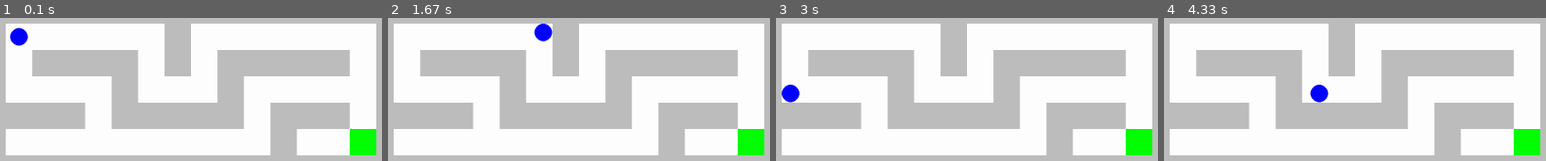
Above: before the commit, frames 1-4 (left to right).
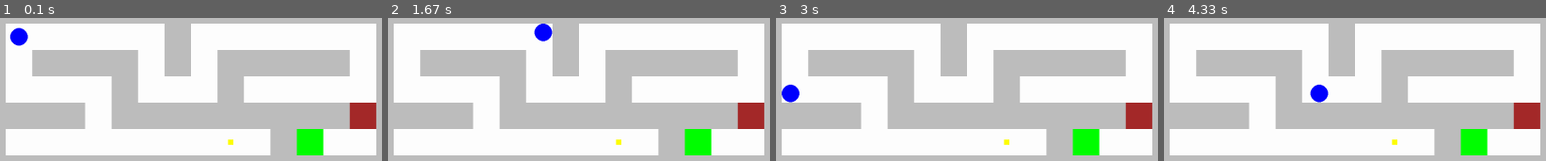
Above: after the commit, the same moments.

Repository: binaerverkehr/pygamece-tutorial
Game: pygame game, started from game.py
Same seed, same stepped clock (60 frames per second), same inputs: the game is played once before the commit and once after it.
Inputs:
- Up to frame 1 (0.1 s): no input
- Up to frame 2 (1.67 s): hold D 0.33-0.8 s; hold W 0.83-1.13 s; hold D 1.17-1.63 s
- Up to frame 3 (3 s): hold A 1.67-2.2 s; hold S 2.23-2.53 s
- Up to frame 4 (4.33 s): hold W 3-3.37 s; hold D 3.4-4.03 s; hold S from 4.07 s (still down)

The runs differ from the first frame. In frame 1, 5.3% of the frame differs, in the area x 59-99%, y 59-97%; in frame 2, 5.3%; in frame 3, 5.3%; in frame 4, 5.3%.

Commit message:
Schlüssel & Türen

Diff:
--- a/game.py
+++ b/game.py
@@ -1,7 +1,7 @@
 import pygame
 
 from constants import *
-from level import Level, test_levels
+from level import TEST_LEVELS, Level
 from player import Player
 
 
@@ -13,7 +13,7 @@
         self.dt = 0
         self.running = True
 
-        self.levels = test_levels
+        self.levels = TEST_LEVELS
         self.level_index = 0
         self.level: Level = self.levels[self.level_index]
 
@@ -28,8 +28,8 @@
         self.player = Player(player_x, player_y, PLAYER_RADIUS, "blue")
 
         self.won = False
-        font = pygame.font.Font(None, 72)
-        self.win_text = font.render("Gewonnen!", True, "black")
+        self.font = pygame.font.Font(None, 72)
+        self.win_text = self.font.render("Gewonnen!", True, "black")
 
     def move_player(self, dt):
         player = self.player
@@ -65,6 +65,16 @@
                     player.x = previous_x
                     break
 
+            for door in self.level.doors:
+                if not player.inventory:
+                    if player.overlaps_rect(door):
+                        player.x = previous_x
+                        break
+                else:
+                    if player.overlaps_rect(door):
+                        self.level.doors.remove(door)
+                        self.player.inventory.pop()
+
             previous_y = player.y
             player.y += step_y
 
@@ -77,6 +87,16 @@
                 if player.overlaps_rect(wall):
                     player.y = previous_y
                     break
+
+            for door in self.level.doors:
+                if not player.inventory:
+                    if player.overlaps_rect(door):
+                        player.y = previous_y
+                        break
+                else:
+                    if player.overlaps_rect(door):
+                        self.level.doors.remove(door)
+                        self.player.inventory.pop()
 
     def load_level(self, index):
         self.level = self.levels[index]
@@ -115,6 +135,15 @@
     def update(self, dt):
         self.move_player(dt)
 
+        # Schlüssel und Türen
+        for key in self.level.keys:
+            if self.player.overlaps_rect(key):
+                self.player.take(key)
+                break
+        for item in self.player.inventory:
+            if item in self.level.keys:
+                self.level.keys.remove(item)
+
     def render(self):
         # Hintergrund zeichnen
         self.window.fill("white")
--- a/level.py
+++ b/level.py
@@ -7,6 +7,8 @@
     def __init__(self, layout: list[str]):
         self.layout = layout
         self.walls = []
+        self.keys = []
+        self.doors = []
         self.goal = None
         self.player_start_x = 0
         self.player_start_y = 0
@@ -22,6 +24,11 @@
                     self.player_start_y = y + TILE_SIZE / 2
                 elif char == "G":
                     self.goal = pygame.Rect(x, y, TILE_SIZE, TILE_SIZE)
+                elif char == "K":
+                    key_size = TILE_SIZE * 0.2
+                    self.keys.append(pygame.Rect(x + TILE_SIZE / 2 - key_size / 2, y + TILE_SIZE / 2 - key_size / 2, key_size, key_size))
+                elif char == "D":
+                    self.doors.append(pygame.Rect(x, y, TILE_SIZE, TILE_SIZE))
 
     @property
     def cols(self):
@@ -38,16 +45,22 @@
         if self.goal is not None:
             pygame.draw.rect(surface, "green", self.goal)
 
+        for key_rect in self.keys:
+            pygame.draw.rect(surface, "yellow", key_rect)
 
-test_levels = [
+        for door_rect in self.doors:
+            pygame.draw.rect(surface, "brown", door_rect)
+
+
+TEST_LEVELS = [
     Level(
         [
             "################",
             "#P     #       #",
             "# #### # ##### #",
             "#    #   #     #",
-            "#### ##### ### #",
-            "#          #  G#",
+            "#### #########D#",
+            "#        K #G  #",
             "################",
         ]
     ),
@@ -55,19 +68,19 @@
         [
             "################",
             "#G     #       #",
-            "# #### # ## ####",
+            "# ####D# ## ####",
             "# ####    # ##P#",
             "# ######### ## #",
-            "#     #        #",
+            "#     #K       #",
             "################",
         ]
     ),
     Level(
         [
             "################",
-            "#P####    ####G#",
-            "# #### ## #### #",
-            "#      ##      #",
+            "#P#K##     K##G#",
+            "# # ##D## #### #",
+            "#      ##   D  #",
             "################",
         ]
     ),
--- a/player.py
+++ b/player.py
@@ -8,6 +8,7 @@
         self.radius = radius
         self.speed = 600
         self.color = color
+        self.inventory = []
 
     def overlaps_rect(self, rect):
         nearest_x = self.x
@@ -27,5 +28,8 @@
         distance_squared = dx * dx + dy * dy
         return distance_squared < self.radius * self.radius
 
+    def take(self, item):
+        self.inventory.append(item)
+
     def render(self, surface):
         pygame.draw.circle(surface, self.color, (self.x, self.y), self.radius)
